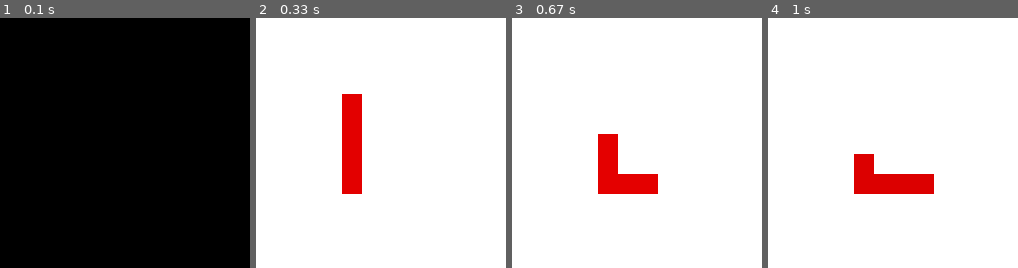
Above: before the commit, frames 1-4 (left to right).
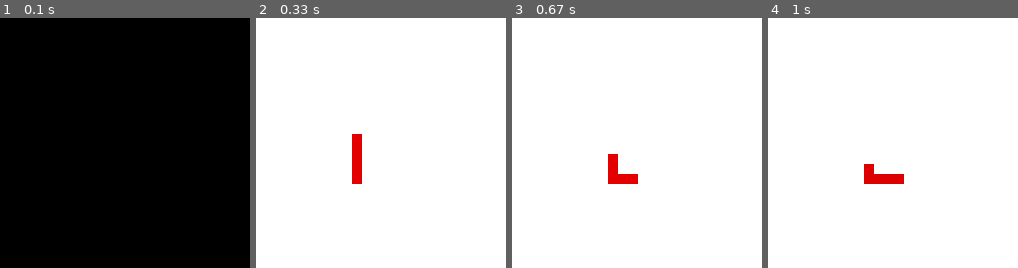
Above: after the commit, the same moments.

Repository: londonj/sandbox
Game: pygame game, started from Pygame/snake.py
Two runs of this game, one before a commit and one after it. Both use one fixed random seed, a clock stepped at 60 frames per second and the inputs below.
Inputs:
- Up to frame 1 (0.1 s): no input
- Up to frame 2 (0.33 s): no input
- Up to frame 3 (0.67 s): hold Right from 0.33 s (still down)
- Up to frame 4 (1 s): release Right at 0.8 s; hold Up from 0.83 s (still down); tap Space at 0.9 s
The pictures show only the part of the screen within x 41-91%, y 31-81%; the shares and areas given below are measured in that part.

Frame 1 is identical in both runs. In frame 2, 2.4% of the frame differs, in the area x 34-43%, y 30-71%; in frame 3, 2.4%; in frame 4, 2.4%.

Commit message:
working again; snake now crosses screen, doesn't die

Diff:
--- a/Pygame/snake.py
+++ b/Pygame/snake.py
@@ -12,17 +12,18 @@
 	#h1=height
 	#h2=height
 
-	print ('x1=',x1,'x2=',x2,'y1=',y1,'y2=',y2,'w1=',w1,'w2=',w2,'h1=',h1,'h2=',h2)
+	#print ('x1=',x1,'x2=',x2,'y1=',y1,'y2=',y2,'w1=',w1,'w2=',w2,'h1=',h1,'h2=',h2)
 
 	#How to determine if there is a collision
-	#1. If the first block of the snake
-	if x1+w1>x2 \
-	and x1<x2+w2 \
-	and y1+h1>y2 \
-	and y1<y2+h2:
+	#1. If the first block of the snake plus the width of the snake is greater than the position of the last block
+
+	print ('If x1(',x1,')+w1(',w1,')>x2(',x2,') and x2(',x2,')+w2(',w2,')>x1(',x1,')')
+	if x1+w1>x2 and x1<x2+w2 and y1+h1>y2 and y1<y2+h2:
 		return True
 	else:
 		return False
+
+
 
 def die(screen, score):
 	f=pygame.font.SysFont('Arial', 30);t=f.render('Your score was: '+str(score), True, (0, 0, 0))
@@ -32,11 +33,7 @@
 	sys.exit(0)
 
 
-#The initial X position of each segment of the snake
-xs = [290, 290, 290, 290, 290]
-
-#The initial Y position of each segment of the snake
-ys = [290, 270, 250, 230, 210]
+
 
 #dirs indicates direction - 0=down, 1=right, 2=up, 3=left
 dirs = 0
@@ -66,29 +63,65 @@
 #Surface is the pygame object for representing images
 #Create a 10pxlx10pxl object
 
-APPLE_PIXELS_X=10
-APPLE_PIXELS_Y=10
-
-appleimage = pygame.Surface((APPLE_PIXELS_X,APPLE_PIXELS_Y))
+APPLE_WIDTH=10
+APPLE_HEIGHT=10
+appleimage = pygame.Surface((APPLE_WIDTH,APPLE_HEIGHT))
 
 #Make it green
 appleimage.fill((0, 255, 0))
 
 #Now, create the snake segment, a 20x20 pixel block
-img = pygame.Surface((20, 20))
+SNAKE_WIDTH=10
+SNAKE_HEIGHT=10
+img = pygame.Surface((SNAKE_WIDTH,SNAKE_HEIGHT))
+
+
+SNAKE_X_START=300
+
+#The initial X position of each segment of the snake
+xs = [SNAKE_X_START, SNAKE_X_START, SNAKE_X_START, SNAKE_X_START, SNAKE_X_START]
+
+SNAKE_Y_START=300
+#The initial Y position of each segment of the snake
+ys = [SNAKE_Y_START, SNAKE_Y_START-SNAKE_WIDTH, SNAKE_Y_START-(SNAKE_WIDTH*2), SNAKE_Y_START-(SNAKE_WIDTH*3), SNAKE_Y_START-(SNAKE_WIDTH*4	)]
+
 
 #Make the snake red
 img.fill((255, 0, 0))
 
+print ('xs=',xs)
+print ('ys=',ys)
+
+
+
 #Set the font
 f = pygame.font.SysFont('Arial', 20)
 
 #Create a clock object
 clock = pygame.time.Clock()
+# fps=5
+#
+cnt=1
+
+#sys.exit()
+
 
 while True:
+		#print ('in loop',cnt)
+		#cnt +=1
+	# 	if score>3:
+	# 		fps=6
+	# 	elif score>4:
+	# 		fps=7
+	# 	elif score>5:
+	# 		fps=8
+	# 	elif score>6:
+	# 		fps=9
+	# 	elif score>7:
+	# 		fps=10
+	#
+
 	clock.tick(5) #Ensures we don't go over 10 FPS
-	print (dirs)
 
 	for event in pygame.event.get(): #Trap any events
 
@@ -113,46 +146,67 @@
 	green=random.randint(200,255)
 	appleimage.fill((0, green, 0))
 
+
+
 	i = len(xs)-1 #How many segments the snake has on the X axis
 
 	print ('i=',i)
 
+
+
+	print ('before collide loop...')
 	#If the snake runs into himself (bad)
-	while i >= 2:
-		#args are: first block of snake on the x, last block on the x, first on the y, last on the y
-		# and then the size of each block of the snake (20x20 pixels)
-		if collide(xs[0], xs[i], ys[0], ys[i], 20, 20, 20, 20):
-			print ('collided,i=',i)
-			die(s, score)
-		i-= 1
+	# while i >= 2:
+	# 	#args are: first block of snake on the x, last block on the x, first on the y, last on the y
+	# 	# and then the size of each block of the snake (20x20 pixels)
+	# 	if collide(xs[0], xs[i], ys[0], ys[i], SNAKE_WIDTH, SNAKE_WIDTH, SNAKE_HEIGHT, SNAKE_HEIGHT):
+	# 		print ('collided,i=',i)
+	# 		die(s, score)
+	# 		i-= 1
+
+
+
 
 
 		#if the snake runs into the apple (good)
 		#args are: first block of snake on the x, x pos of the apple, y pos of the apple
 		# and then the size of width of the snake, width of the apple, height of the snake, height of the apple
-	if collide(xs[0], applepos[0], ys[0], applepos[1], 20, APPLE_PIXELS_X, 20, APPLE_PIXELS_Y):
+	if collide(xs[0], applepos[0], ys[0], applepos[1], SNAKE_WIDTH, APPLE_WIDTH, SNAKE_HEIGHT, APPLE_HEIGHT):
 		score+=1
 		xs.append(700) #Add to the x-length of the snake
 		ys.append(700) #Add to the y-length of the snake
 		applepos=(random.randint(0,SCREEN_X-50),random.randint(0,SCREEN_Y-50))
 
-	if xs[0] < 0 or xs[0] > SCREEN_X-20 or ys[ 0] < 0 or ys[0] > SCREEN_Y-20:
-		#If the head of the snake hits edge of screen
-		print ('hit edge of screen')
-		die(s, score)
+
+	if xs[0]>SCREEN_X:
+		xs[0]=0
+	elif xs[0] <0:
+		xs[0]=SCREEN_X
+
+	if ys[0] > SCREEN_Y:
+		ys[0] = 0
+	elif ys[0] < 0:
+		ys[0] = SCREEN_Y
+
+
 
 	i = len(xs)-1
 
 	while i >= 1:
-		xs[i] = xs[i-1];ys[i] = ys[i-1];i -= 1
+		xs[i] = xs[i-1]
+		ys[i] = ys[i-1]
+		i -= 1
+
 	if dirs==0:
-		ys[0] += 20
+		ys[0] += SNAKE_HEIGHT
 	elif dirs==1:
-		xs[0] += 20
+		xs[0] += SNAKE_WIDTH
 	elif dirs==2:
-		ys[0] -= 20
+		ys[0] -= SNAKE_HEIGHT
 	elif dirs==3:
-		xs[0] -= 20
+		xs[0] -= SNAKE_WIDTH
+
+
 
 	# print ('xs[0]=',xs[0])
 	# print ('xs[1]=',xs[1])
@@ -167,15 +221,16 @@
 	# print ('ys[3]=',ys[3])
 	# print ('ys[4]=',ys[4])
 
-
-
-	#time.sleep(1)
 	s.fill((255, 255, 255))
 
+	#Draw the snake
 	for i in range(0, len(xs)):
 		s.blit(img, (xs[i], ys[i]))
 
+	#Draw the apple
 	s.blit(appleimage, applepos)
 	t=f.render(str(score), True, (0, 0, 0))
 	s.blit(t, (10, 10))
+
+	#Put it all on the screen
 	pygame.display.update()
